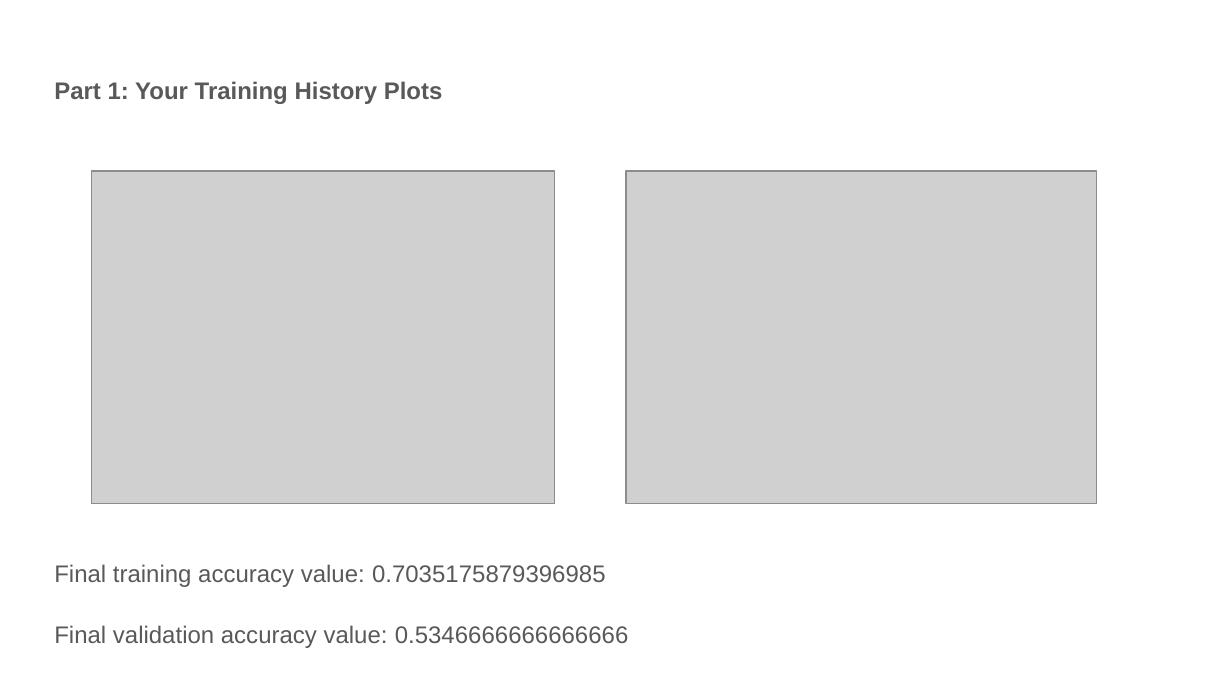
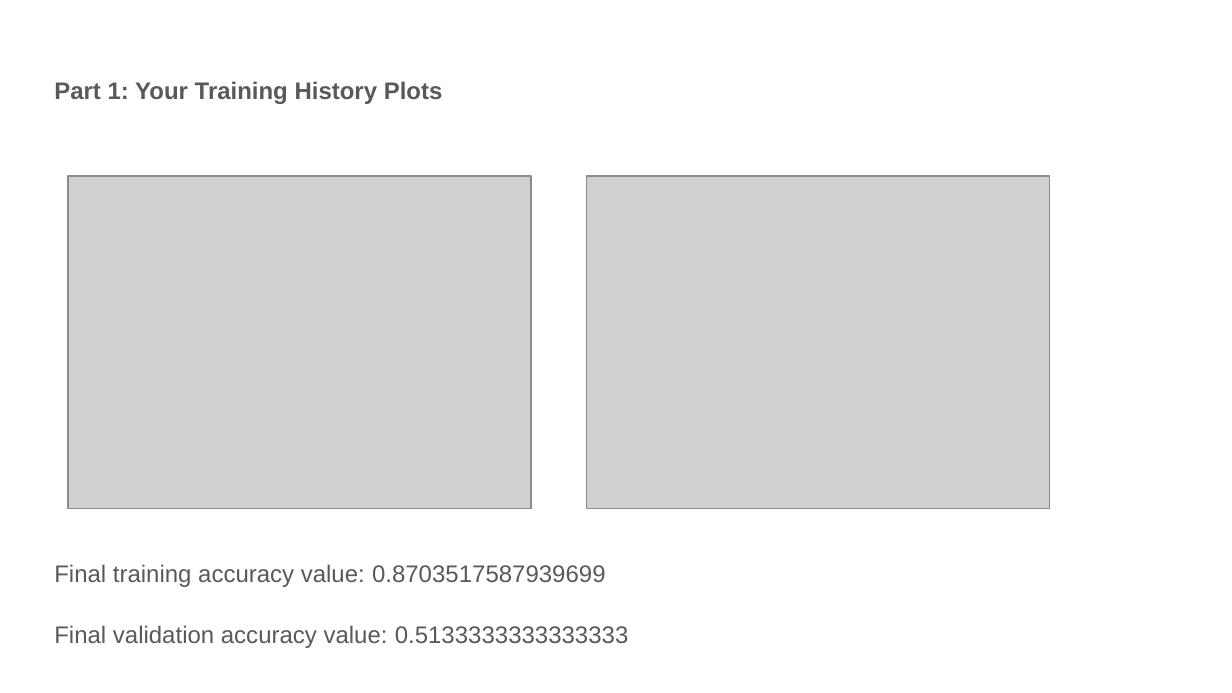
Before and after one commit to jielyugt/scene_recognition_deep, a slide deck: slide 2 of proj6_template.pptx. Drawn at 1232x693 pixels with LibreOffice and Linux fonts; fonts in the diff are those of the drawing; grey boxes stand for pictures. Boxes give left, top, right and bottom in pixels: in the first picture for what was removed or moved away, otherwise in the second. Text is boxed around its words. In the diff, an @@ line names an element or a change of style, - is before the commit and + after.

```diff
--- a/proj6_template.pptx
+++ b/proj6_template.pptx
@@ picture: place and size @@
-picture at (92,171,556,504)
+picture at (68,176,531,509)
@@ picture: place and size @@
-picture at (626,171,1096,504)
+picture at (586,176,1050,509)
@@ text at (54,564,628,648): text changed @@
-Final training accuracy value: 0.7035175879396985
-Final validation accuracy value: 0.5346666666666666
+Final training accuracy value: 0.8703517587939699
+Final validation accuracy value: 0.5133333333333333
```
Also in this commit, not shown: 8 other slides changed, 1 slide added, 1 slide removed, 15 other files.
